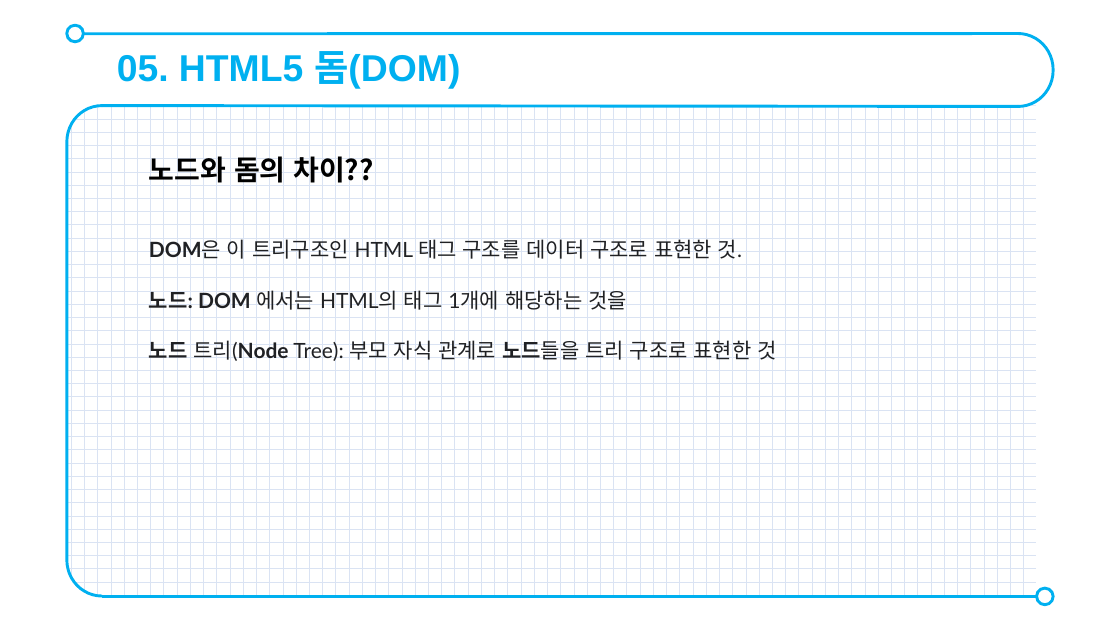
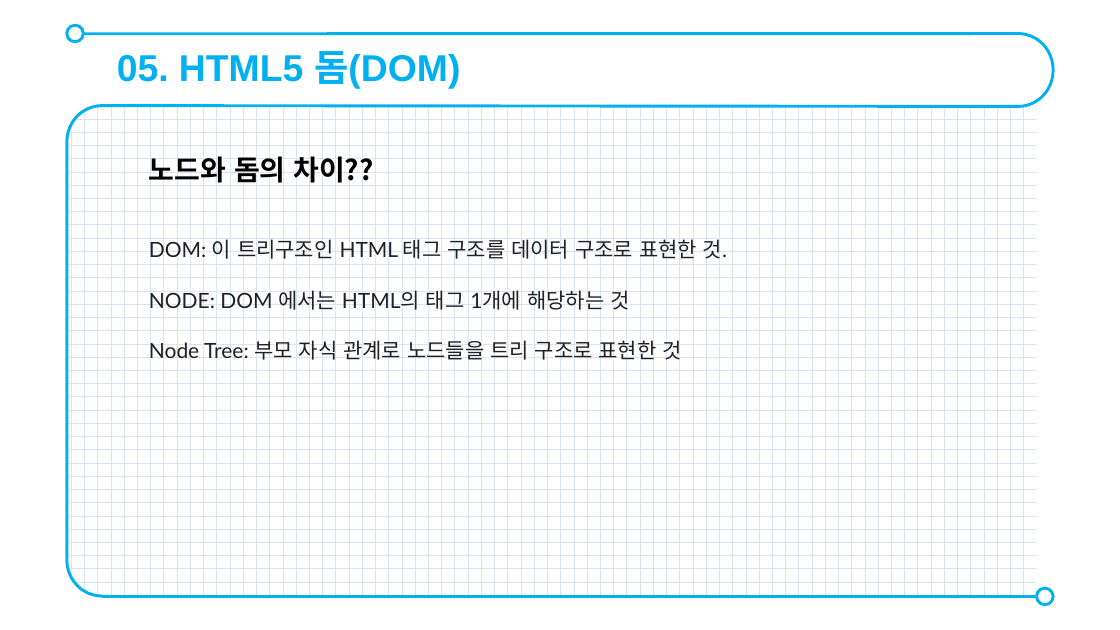
Before and after one commit to Kaya270191/StudyForWorkplace, a slide deck: slide 9 of WeeklyStudy/HTML_정가영.pptx. Drawn at 1120x630 pixels with LibreOffice and Linux fonts; fonts in the diff are those of the drawing. Boxes give left, top, right and bottom in pixels: in the first picture for what was removed or moved away, otherwise in the second. Text is boxed around its words. In the diff, an @@ line names an element or a change of style, - is before the commit and + after.

```diff
--- a/WeeklyStudy/HTML_정가영.pptx
+++ b/WeeklyStudy/HTML_정가영.pptx
@@ text at (149,239,727,360): text changed @@
-DOM은 이 트리구조인 HTML 태그 구조를 데이터 구조로 표현한 것.
-노드: DOM 에서는 HTML의 태그 1개에 해당하는 것을
-노드 트리(Node Tree): 부모 자식 관계로 노드들을 트리 구조로 표현한 것
+DOM: 이 트리구조인 HTML 태그 구조를 데이터 구조로 표현한 것.
+NODE: DOM 에서는 HTML의 태그 1개에 해당하는 것
+Node Tree: 부모 자식 관계로 노드들을 트리 구조로 표현한 것
```
Also in this commit, not shown: 7 other slides changed, 2 other files.
